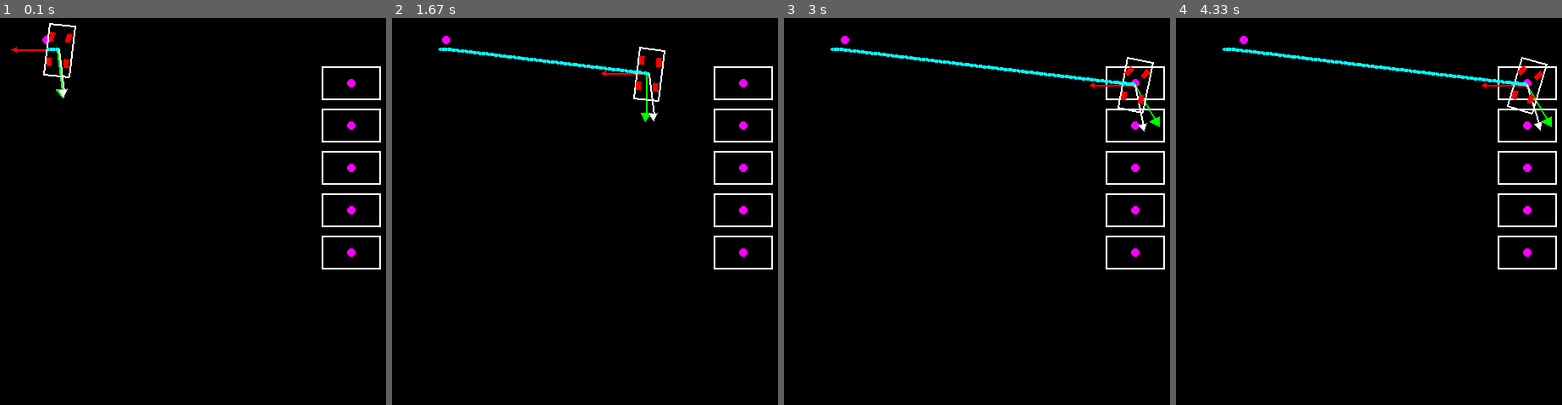
Above: before the commit, frames 1-4 (left to right).
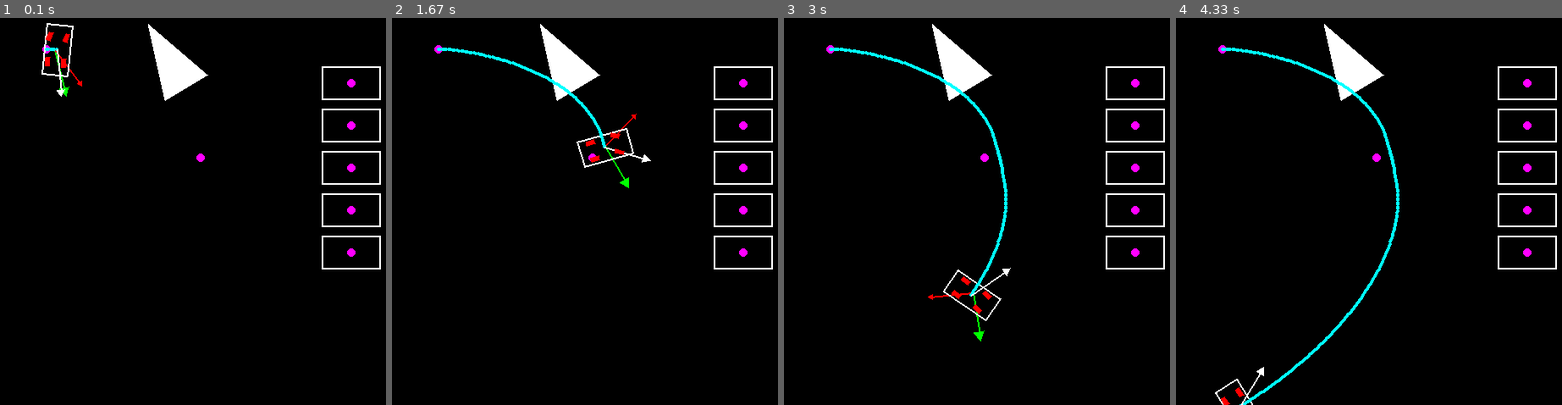
Above: after the commit, the same moments.

Repository: Nullptr07/AutoPark
Game: pygame game, started from test_pygame_ackermann.py
Same seed, same stepped clock (60 frames per second), same inputs: the game is played once before the commit and once after it.
Inputs:
- Up to frame 1 (0.1 s): no input
- Up to frame 2 (1.67 s): no input
- Up to frame 3 (3 s): no input
- Up to frame 4 (4.33 s): no input

The runs differ from the first frame. In frame 1, 1.9% of the frame differs, in the area x 2-54%, y 1-38%; in frame 2, 2.8%; in frame 3, 3.3%; in frame 4, 3.4%, in the area x 10-98%, y 1-100%.

Commit message:
First usable version

Diff:
--- a/PythonRobotics-master/PathPlanning/VisibilityRoadMap/visibility_road_map.py
+++ b/PythonRobotics-master/PathPlanning/VisibilityRoadMap/visibility_road_map.py
@@ -16,7 +16,7 @@
 from VisibilityRoadMap.geometry import Geometry
 from VoronoiRoadMap.dijkstra_search import DijkstraSearch
 
-show_animation = True
+show_animation = False
 
 
 class VisibilityRoadMap:
@@ -173,7 +173,7 @@
         self.y_list.append(self.y_list[0])
 
     def plot(self):
-        plt.plot(self.x_list, self.y_list, "-k")
+        plt.plot(self.x_list, self.y_list, "-c")
 
 
 def main():
@@ -190,14 +190,14 @@
             [20.0, 30.0, 15.0],
             [20.0, 20.0, 30.0],
         ),
-        ObstaclePolygon(
-            [40.0, 45.0, 50.0, 40.0],
-            [50.0, 40.0, 20.0, 40.0],
-        ),
-        ObstaclePolygon(
-            [20.0, 30.0, 30.0, 20.0],
-            [40.0, 45.0, 60.0, 50.0],
-        )
+        #ObstaclePolygon(
+        #    [40.0, 45.0, 50.0, 40.0],
+        #    [50.0, 40.0, 20.0, 40.0],
+        #),
+        #ObstaclePolygon(
+        #    [20.0, 30.0, 30.0, 20.0],
+        #    [40.0, 45.0, 60.0, 50.0],
+        #)
     ]
 
     if show_animation:  # pragma: no cover
@@ -210,6 +210,7 @@
 
     rx, ry = VisibilityRoadMap(expand_distance, do_plot=show_animation)\
         .planning(sx, sy, gx, gy, obstacles)
+    print(rx, ry)
 
     if show_animation:  # pragma: no cover
         plt.plot(rx, ry, "-r")
--- /dev/null
+++ b/test_matplotlib.py
@@ -0,0 +1,269 @@
+import math
+import pygame
+import sys
+import copy
+from pygame.locals import *
+from scipy import interpolate
+import numpy as np
+import random
+from time import sleep
+
+sys.path.append("./PythonRobotics-master")
+sys.path.append("./PythonRobotics-master/Control/move_to_pose")
+
+def d2r(degree):
+    return degree / 180 * math.pi
+def r2d(radian):
+    return radian / math.pi * 180
+def truncated_remainder(dividend, divisor):
+    divided_number = dividend / divisor
+    divided_number = \
+        -int(-divided_number) if divided_number < 0 else int(divided_number)
+
+    remainder = dividend - divisor * divided_number
+
+    return remainder
+def wrap_rad(input_angle):
+    pi = math.pi
+    revolutions = int((input_angle + np.sign(input_angle) * pi) / (2 * pi))
+
+    p1 = truncated_remainder(input_angle + np.sign(input_angle) * pi, 2 * pi)
+    p2 = (np.sign(np.sign(input_angle)
+                  + 2 * (np.sign(math.fabs((truncated_remainder(input_angle + pi, 2 * pi))
+                                      / (2 * pi))) - 1))) * pi
+
+    output_angle = p1 - p2
+
+    return output_angle
+
+from PathPlanning.VisibilityRoadMap.visibility_road_map import *
+from Control.move_to_pose.move_to_pose_robot import *
+from PathPlanning.CubicSpline import cubic_spline_planner
+FPS = 100
+# simulation parameters
+dt = 1/FPS
+
+show_animation = True
+
+ROBOT_X = 0
+ROBOT_Y = 0
+ROBOT_TH = d2r(0)
+
+X_TARG = 50
+Y_TARG = 50
+TH_TARG = d2r(0)
+TARG_REACHED = False
+MAX_LINEAR_SPEED = 40
+MAX_ANGULAR_SPEED = 20
+DIST_TOLERANCE = 1
+ANGLE_TOLERANCE = d2r(3)
+
+ROBOT_X_TRAJ = []
+ROBOT_Y_TRAJ = []
+
+ROBOT_W = 5
+ROBOT_L = 10
+
+class PathFinderController:
+    def __init__(self, Kp_rho, Kp_alpha, Kp_beta):
+        self.Kp_rho = Kp_rho
+        self.Kp_alpha = Kp_alpha
+        self.Kp_beta = Kp_beta
+        self.last_rho = 0
+        self.last_alpha = 0
+        self.last_beta = 0
+        self.rho_integral = 0
+        self.rho_deriv = 0
+        self.alpha_integral = 0
+        self.alpha_deriv = 0
+        self.beta_integral = 0
+        self.beta_deriv = 0
+
+    def calc_control_command(self, x_diff, y_diff, theta, theta_goal):
+        rho = np.hypot(x_diff, y_diff)
+        alpha = (np.arctan2(y_diff, x_diff)
+                 - theta + np.pi) % (2 * np.pi) - np.pi
+        beta = (theta_goal - theta - alpha + np.pi) % (2 * np.pi) - np.pi
+
+        self.rho_integral = (self.rho_integral + rho) if rho < DIST_TOLERANCE else 0
+        self.rho_deriv = rho - self.last_rho
+
+        self.alpha_integral = (self.alpha_integral + alpha) if alpha < ANGLE_TOLERANCE else 0
+        self.alpha_deriv = alpha - self.last_alpha
+
+        self.beta_integral = (self.beta_integral + beta) if beta < ANGLE_TOLERANCE else 0
+        self.beta_deriv = beta - self.last_beta
+
+        v = self.Kp_rho * rho + 0.00001 * self.rho_integral + 1 * self.rho_deriv
+        w = (self.Kp_alpha * alpha + 0.00001 * self.alpha_integral + 1 * self.alpha_deriv) - (self.Kp_beta * beta + 0.0001 * self.beta_integral + 1 * self.beta_deriv)
+
+        if alpha > np.pi / 2 or alpha < -np.pi / 2:
+            v = -v
+
+        self.last_rho = rho
+        self.last_alpha = alpha
+        self.last_beta = beta
+        return rho, v, w
+
+ROBOT_CONTROLLER = PathFinderController(12, 15, 3)
+
+def move_to_pose():
+    global ROBOT_X, ROBOT_Y, ROBOT_TH, X_TARG, Y_TARG, TH_TARG, TARG_REACHED, MAX_LINEAR_SPEED, MAX_ANGULAR_SPEED,FPS, ROBOT_CONTROLLER
+    global ROBOT_X_TRAJ, ROBOT_Y_TRAJ
+    ROBOT_X_TRAJ.append(ROBOT_X)
+    ROBOT_Y_TRAJ.append(ROBOT_Y)
+
+    rho, linear_velocity, angular_velocity = \
+        ROBOT_CONTROLLER.calc_control_command(
+            X_TARG - ROBOT_X,
+            Y_TARG - ROBOT_Y,
+            ROBOT_TH, TH_TARG)
+
+    if rho < DIST_TOLERANCE and wrap_rad(abs(TH_TARG - ROBOT_TH)) <= ANGLE_TOLERANCE:
+        TARG_REACHED = True
+
+    if abs(linear_velocity) > MAX_LINEAR_SPEED:
+        linear_velocity = (np.sign(linear_velocity)
+                        * MAX_LINEAR_SPEED)
+
+    if abs(angular_velocity) > MAX_ANGULAR_SPEED:
+        angular_velocity = (np.sign(angular_velocity)
+                            * MAX_ANGULAR_SPEED)
+
+    ROBOT_TH += angular_velocity * 1/FPS
+    ROBOT_X += linear_velocity * np.cos(ROBOT_TH) * 1/FPS
+    ROBOT_Y += linear_velocity * np.sin(ROBOT_TH) * 1/FPS
+
+def rotate_1_point(origin, point, angle, counterclockwise=False):
+    ox, oy = origin
+    px, py = point
+
+    rotate_angle = d2r(angle if counterclockwise else -angle)
+    qx = ox + math.cos(rotate_angle) * (px - ox) - math.sin(rotate_angle) * (py - oy)
+    qy = oy + math.sin(rotate_angle) * (px - ox) + math.cos(rotate_angle) * (py - oy)
+    return qx, qy
+def rotate(center, points, angle, ccw=False):
+    return [rotate_1_point(center, pt, angle, ccw) for pt in points]
+
+def draw_vehicle(x, y, theta, x_traj, y_traj):
+    ROBOT_CENTER = (x, y)
+    ROBOT_POINTS = [
+        (x - ROBOT_W/2, y + ROBOT_L/2),
+        (x + ROBOT_W/2, y + ROBOT_L/2),
+        (x + ROBOT_W/2, y - ROBOT_L/2),
+        (x - ROBOT_W/2, y - ROBOT_L/2),
+        (x - ROBOT_W/2, y + ROBOT_L/2)
+    ]
+    ROBOT_POINTS = rotate(ROBOT_CENTER, ROBOT_POINTS, 90 - r2d(theta), False)
+    #plt.plot([ROBOT_LEFT_TOP[0]], [ROBOT_LEFT_TOP[1]], 'ro')
+    plt.plot([ROBOT_CENTER[0]], [ROBOT_CENTER[1]], 'bo')
+    plt.arrow(x, y, np.cos(theta)*5, np.sin(theta)*5, color='g', width=0.4)
+    plt.plot(*zip(*ROBOT_POINTS), 'k-')
+    plt.plot(x_traj, y_traj, 'k--')
+
+running = True
+time = 0
+ax = plt.subplot(111)
+
+cur_idx = 20
+OBSTACLES = [
+    ObstaclePolygon(
+        [12.9, 27.7, 17.4],
+        [18.8, 8.6, 7.3]
+    ),
+    ObstaclePolygon(
+        [30, 30, 35, 35],
+        [60, 40, 40, 60]
+    ),
+    ObstaclePolygon(
+        [39.8,53.9,58.1],
+        [8.4,2.5,5.4]
+    )
+]
+# ORDER of (x, y):
+# (1st) --------- (4th)
+# |                 |
+# |                 |
+# |                 |
+# |                 |
+# (2nd) --------- (3rd)
+PARKING_LOTS = [
+    [
+        [43.4, 43.4, 56.6, 56.6, 43.4],
+        [54.1, 46.3, 46.3, 54.1, 54.1]
+    ]
+]
+TARG_PARKING_LOT = 0
+
+X_TARG = (PARKING_LOTS[TARG_PARKING_LOT][0][2] + PARKING_LOTS[TARG_PARKING_LOT][0][0]) / 2
+Y_TARG = (PARKING_LOTS[TARG_PARKING_LOT][1][0] + PARKING_LOTS[TARG_PARKING_LOT][1][1]) / 2
+
+show_animation = False
+x_arr, y_arr = VisibilityRoadMap(10).planning(
+    0,
+    0,
+    X_TARG,
+    Y_TARG,
+    OBSTACLES
+)
+show_animation = True
+
+x_arr.insert(3, 43.4)
+y_arr.insert(3, 46.3)
+#cyaw.append(d2r(45))
+
+cx, cy, cyaw, ck, s = cubic_spline_planner.calc_spline_course(x_arr, y_arr, ds=1)
+
+cx.append(X_TARG)
+cy.append(Y_TARG)
+cyaw.append(TH_TARG)
+
+def main():
+    global running, time, FPS, TARG_REACHED, X_TARG, Y_TARG, TH_TARG, ROBOT_X, ROBOT_Y, ROBOT_TH, ROBOT_X_TRAJ, ROBOT_Y_TRAJ, OBSTACLES, cur_idx, MAX_LINEAR_SPEED, MAX_ANGULAR_SPEED, DIST_TOLERANCE, PARKING_LOTS
+    while running and time < 1000:
+        time += 1/FPS
+
+        if np.hypot(X_TARG - ROBOT_X, Y_TARG - ROBOT_Y) < 2:
+            cur_idx += 1
+
+        if cur_idx >= len(cx):
+            #MAX_LINEAR_SPEED = 10
+            #MAX_ANGULAR_SPEED = 5
+            #DIST_TOLERANCE = 5
+            print((np.hypot(X_TARG - ROBOT_X, Y_TARG - ROBOT_Y), r2d(wrap_rad(d2r(r2d(ROBOT_TH) - r2d(TH_TARG))))))
+            cur_idx = len(cx) - 1
+
+        X_TARG = cx[cur_idx]
+        Y_TARG = cy[cur_idx]
+        TH_TARG = cyaw[cur_idx]
+
+        move_to_pose()
+
+        if TARG_REACHED:
+            cur_idx += 1
+            TARG_REACHED = False
+
+            if cur_idx >= len(cx):
+                break
+
+
+        plt.cla()
+        #f.canvas.toolbar.update()
+        #f.canvas.toolbar.push_current()
+        plt.xlim(-20, 60)
+        plt.ylim(-20, 60)
+        plt.gcf().canvas.mpl_connect('key_release_event', lambda event: [exit(0) if event.key == 'escape' else None])
+        plt.arrow(0, 0, np.cos(0), np.sin(0), color='r', width=0.1)
+        plt.arrow(X_TARG, Y_TARG, np.cos(TH_TARG), np.sin(TH_TARG), color='g', width=0.1)
+        draw_vehicle(ROBOT_X, ROBOT_Y, ROBOT_TH, ROBOT_X_TRAJ, ROBOT_Y_TRAJ)
+        for obstacle in OBSTACLES:
+            obstacle.plot()
+        for parking_lot in PARKING_LOTS:
+            plt.plot(parking_lot[0], parking_lot[1], 'y-')
+        plt.plot(cx, cy, 'r-')
+        plt.plot(x_arr, y_arr, 'mo')
+        plt.pause(1/FPS)
+
+if __name__ == '__main__':
+    main()
+input("Press ENTER to continue")
--- a/test_pygame_ackermann.py
+++ b/test_pygame_ackermann.py
@@ -8,12 +8,18 @@
 import random
 from time import sleep
 
+sys.path.append("./PythonRobotics-master")
+
+from PathPlanning.VisibilityRoadMap.visibility_road_map import *
+
 FPS = 60
 FPS_CLOCK = pygame.time.Clock()
 WIN_WIDTH, WIN_HEIGHT = 640, 480
 
-ROBOT_X = 10
-ROBOT_Y = 10
+ROBOT_START_X = 10
+ROBOT_START_Y = 10
+ROBOT_X = ROBOT_START_X
+ROBOT_Y = ROBOT_START_Y
 ROBOT_TH = 0 # yaw angle, the direction the robot actually facing
 ROBOT_TH_RAD = ROBOT_TH /180*math.pi
 ROBOT_DELTA = 0 # steering angle rate (but in our case it is just steering angle since we don't have a limit for the steering rate)
@@ -48,6 +54,14 @@
 PARKING_LOT_START_X = 300 + RENDER_MARGIN*10
 PARKING_LOT_START_Y = 10 + RENDER_MARGIN*10
 PARKING_LOT_N = 5
+
+
+OBSTACLES = [
+    ObstaclePolygon(
+        [200, 250, 180],
+        [120, 90, 30]
+    )
+]
 
 screen = pygame.display.set_mode((WIN_WIDTH, WIN_HEIGHT))
 pygame.init()
@@ -170,6 +184,10 @@
     for i in range(5):
         pygame.draw.rect(screen, (255, 255, 255), (PARKING_LOTS_RENDER[i][0], PARKING_LOTS_RENDER[i][1], 70, 40), 2)
         pygame.draw.circle(screen, (255, 0, 255), (PARKING_LOTS_CENTER[i][0], PARKING_LOTS_CENTER[i][1]), 5)
+def redraw_obstacles():
+    global OBSTACLES
+    for obstacle in OBSTACLES:
+        pygame.draw.polygon(screen, (255, 255, 255), list(zip(obstacle.x_list, obstacle.y_list)))
 phi_ref = 0
 
 pos_err = [0, 0] # positional error
@@ -186,6 +204,7 @@
 
 angle_tolerance=5
 dist_tolerance=3
+done = False
 
 def find_min_angle (targetHeading, currentHeading):
     turnAngle = targetHeading - currentHeading
@@ -193,11 +212,12 @@
         turnAngle = -1 * np.sign(turnAngle) * (360 - abs(turnAngle))
     return turnAngle
 def move_to_point_each_frame(coord, angle_desired=None, curve_scale=2, back=False):
-    global phi_ref, pos_err, ROBOT_X, ROBOT_Y, ROBOT_TH, ROBOT_DELTA, last_pos_err, pos_integral, pos_deriv, ori_integral, ori_err, ori_deriv, last_ori_err, dyn_x, dyn_y, already_close_to_targ,angle_tolerance,dist_tolerance, ROBOT_TH_RAD, ROBOT_LAST_DELTA
+    global phi_ref, pos_err, ROBOT_X, ROBOT_Y, ROBOT_TH, ROBOT_DELTA, last_pos_err, pos_integral, pos_deriv, ori_integral, ori_err, ori_deriv, last_ori_err, dyn_x, dyn_y, already_close_to_targ,angle_tolerance,dist_tolerance, ROBOT_TH_RAD, ROBOT_LAST_DELTA, done
 
     actual_center = (ROBOT_X + 10*RENDER_MARGIN, ROBOT_Y + 10*RENDER_MARGIN)
 
     if abs(math.dist((ROBOT_X, ROBOT_Y), coord)) <= dist_tolerance and abs(wrap(ROBOT_TH - (phi_ref if angle_desired == None else angle_desired))) <= angle_tolerance:# and abs((180-ROBOT_TH) - (180-phi_ref)) <= 5:
+       done = True
        pass
     else:
        phi_ref = r2d(math.atan2(coord[1]-ROBOT_Y, coord[0]-ROBOT_X))
@@ -296,32 +316,42 @@
        last_ori_err = ori_err
        ROBOT_LAST_DELTA = ROBOT_DELTA
 # Game loop.
-dyn_x=ROBOT_X
-dyn_y=-1
-dyn_th=-1
 TARG_PARKING_LOT = 2
-
-def spline_out(x):
-    global ROBOT_X, ROBOT_Y, PARKING_LOTS_CENTER, TARG_PARKING_LOT
-    x_pts = [0, PARKING_LOTS_CENTER[TARG_PARKING_LOT][0]]
-    y_pts = [0, PARKING_LOTS_CENTER[TARG_PARKING_LOT][1]]
-    tck = interpolate.splrep(x_pts, y_pts, k =1)
-    return interpolate.splev(x, tck)
-
 init_parking_lots()
+
+x_arr, y_arr= VisibilityRoadMap(20).planning(
+    ROBOT_START_X,
+    ROBOT_START_Y,
+    PARKING_LOTS_CENTER[TARG_PARKING_LOT][0] - 10*RENDER_MARGIN,
+    PARKING_LOTS_CENTER[TARG_PARKING_LOT][1] - 10*RENDER_MARGIN,
+    OBSTACLES
+)
+pt_idx = 0
+ROBOT_TH = r2d(math.atan2(y_arr[0]-ROBOT_Y, x_arr[0]-ROBOT_X))
+
 while True:
     screen.fill((0, 0, 0))
     redraw_parking_lots()
+    redraw_obstacles()
     for event in pygame.event.get():
         if event.type == QUIT:
             pygame.quit()
             sys.exit()
     # Update.
-    pygame.draw.circle(screen, (255, 0, 255), (dyn_x+10*RENDER_MARGIN, dyn_y+10*RENDER_MARGIN), 5)
-    dyn_x += .1
-    #print(PARKING_LOTS_CENTER[0])
+
+    for item in list(zip(x_arr, y_arr)):
+        pygame.draw.circle(screen, (255, 0, 255), (item[0]+10*RENDER_MARGIN, item[1]+10*RENDER_MARGIN), 5)
+
+    print(x_arr, y_arr)
     angle_tolerance = 1
-    move_to_point_each_frame((420 - 10*RENDER_MARGIN, 100 - 10*RENDER_MARGIN), 270)
+    if pt_idx < len(x_arr):
+        done = False
+        move_to_point_each_frame((x_arr[pt_idx], y_arr[pt_idx]))
+
+    if done:
+        pt_idx += 1
+
+    print(pt_idx)
 
     #dyn_y = dyn_x * 1.1
     #dyn_th += 1
